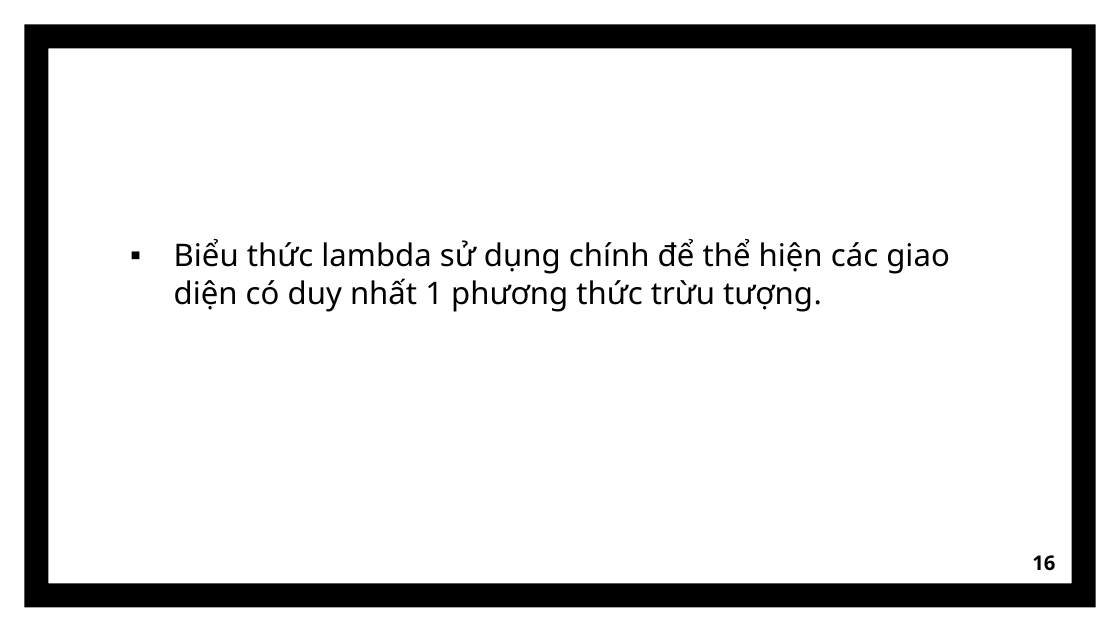
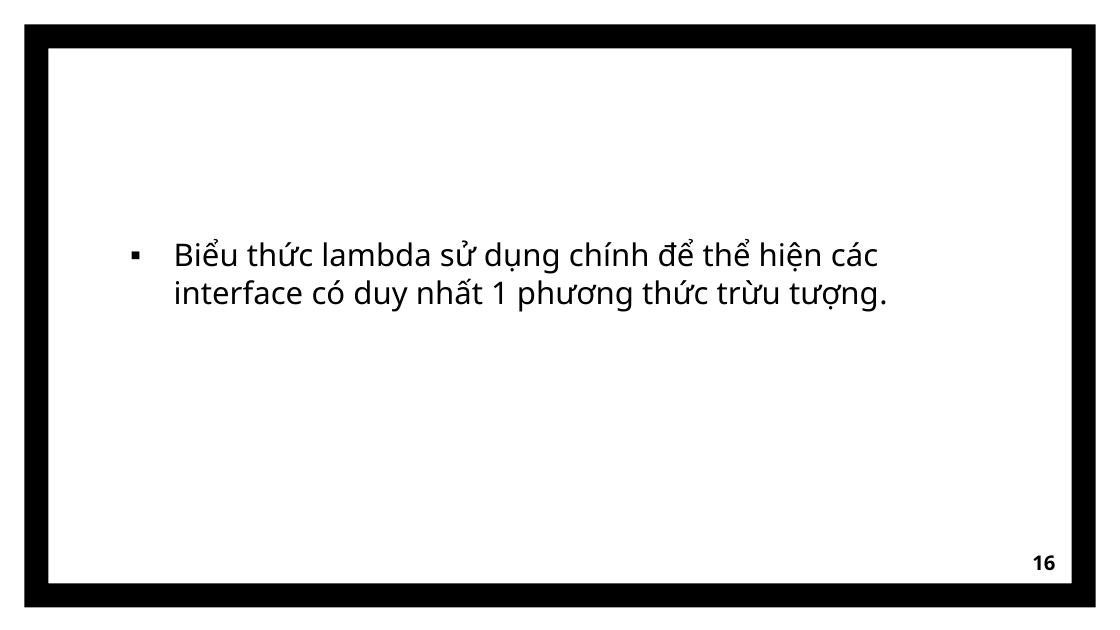
Before and after one commit to GiaHao810/Nhom3, a slide deck: slide 16 of ProjectNhom3/src/baocaogiuaki/lambda/Lambda.pptx. Drawn at 1120x630 pixels with LibreOffice and Linux fonts; fonts in the diff are those of the drawing. Boxes give left, top, right and bottom in pixels: in the first picture for what was removed or moved away, otherwise in the second. Text is boxed around its words. In the diff, an @@ line names an element or a change of style, - is before the commit and + after.

```diff
--- a/ProjectNhom3/src/baocaogiuaki/lambda/Lambda.pptx
+++ b/ProjectNhom3/src/baocaogiuaki/lambda/Lambda.pptx
@@ text at [174, 239, 888, 312]: text changed @@
-▪ Biểu thức lambda sử dụng chính để thể hiện các giao diện có duy nhất 1 phương thức trừu tượng.
+▪ Biểu thức lambda sử dụng chính để thể hiện các interface có duy nhất 1 phương thức trừu tượng.
```
Also in this commit, not shown: 2 other slides changed, 2 slides removed, 9 other files.
